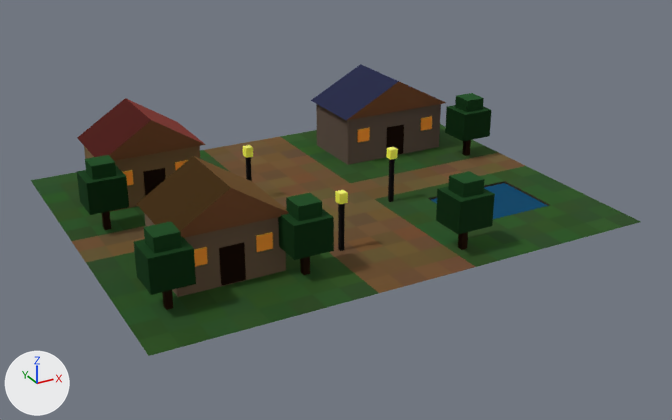
The glTF model samples/vale/maps/town/geometry.glb: old version first, new version second.
Both versions are drawn from a 50 mm lens placed at (-6.5, -39.4, 15.1), pointed at (10.2, -9.0, -0.1). Lighting does not change. The marker at lower left points along +X, +Y and +Z. The picture after the commit comes second. Vertices at exactly the same position are counted once.

Script lines for the objects in view, before the commit:
```python
me_mesh_0 = bpy.data.meshes.new('Mesh_0')
me_mesh_0.from_pydata(...)  # 645 vertices, 1018 faces; spans x 0.0..20.0, y -16.0..0.0, z -0.2..3.6
# faces by material slot: [1016, 2]
me_mesh_0.materials.append(mat_material_0)
me_mesh_0.materials.append(mat_material_2)
ob_scenery = bpy.data.objects.new('scenery', me_mesh_0)
ob_scenery.location = (0.0, 0.0, 0.0)
```
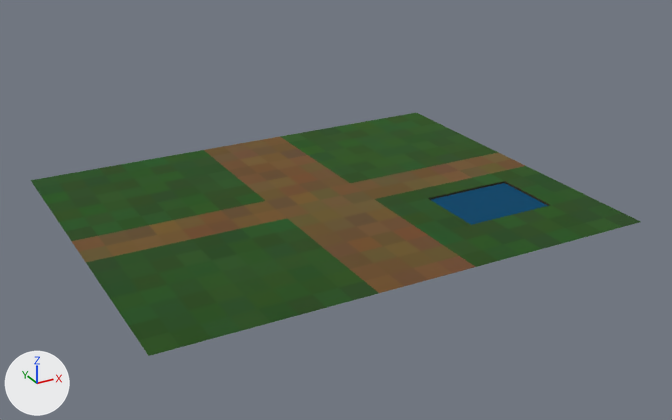
The change, as a list of edits to the scene's bpy script:
```text
Change me_mesh_0:
    used by ob_scenery; location = (0.0, 0.0, 0.0)
    remove me_mesh_0.from_pydata(...)  # 645 vertices, 1018 faces; spans x 0.0..20.0, y -16.0..0.0, z -0.2..3.6
    add me_mesh_0.from_pydata(...)  # 375 vertices, 670 faces; spans x 0.0..20.0, y -16.0..0.0, z -0.2..0.0
    me_mesh_0 part 1: 33 loose pieces with 258 vertices, spanning x 0.8..19.2, y -15.2..-1.8, z 0.0..3.6, are deleted
    me_mesh_0 part 2
    8 vertices are removed from x 2.0..6.0, y -13.0..-2.0, z 2.2
    20 faces are deleted
    me_mesh_0 part 3
    4 vertices are removed from x 13.0..18.0, y -5.0..-2.0, z 2.2
    10 faces are deleted
```

Where the change shows, as pixel boxes (x1, y1, x2, y2) in the pictures (672 x 420 px):
'scenery', reshaped (17% shorter)
    before: (31, 64, 641, 356)
    after: (31, 113, 641, 356)
part 1 of me_mesh_0, deleted
    before: (77, 64, 495, 310)
part 2 of me_mesh_0, deleted (brown)
    before: (84, 146, 286, 297)
part 3 of me_mesh_0, deleted (brown)
    before: (316, 104, 441, 165)
